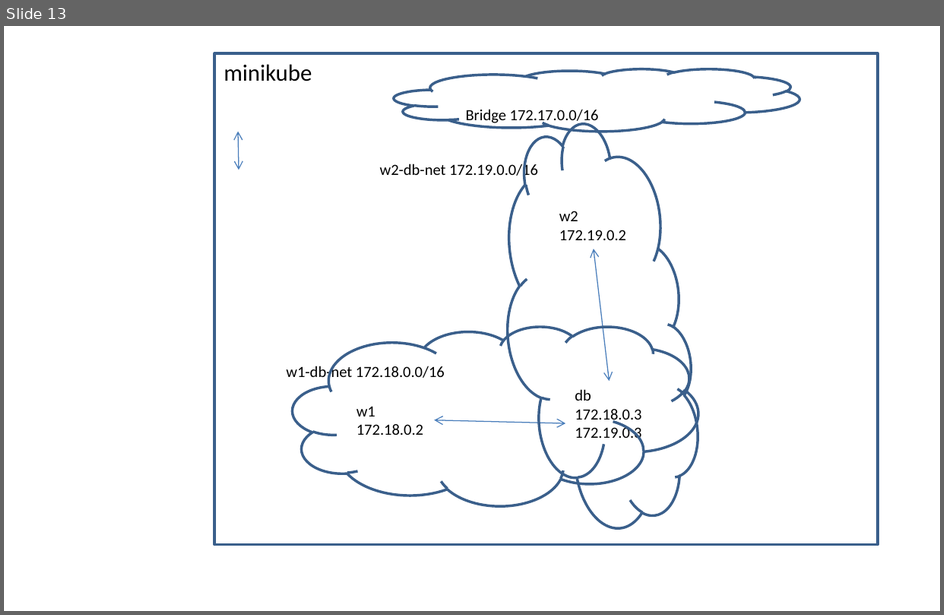
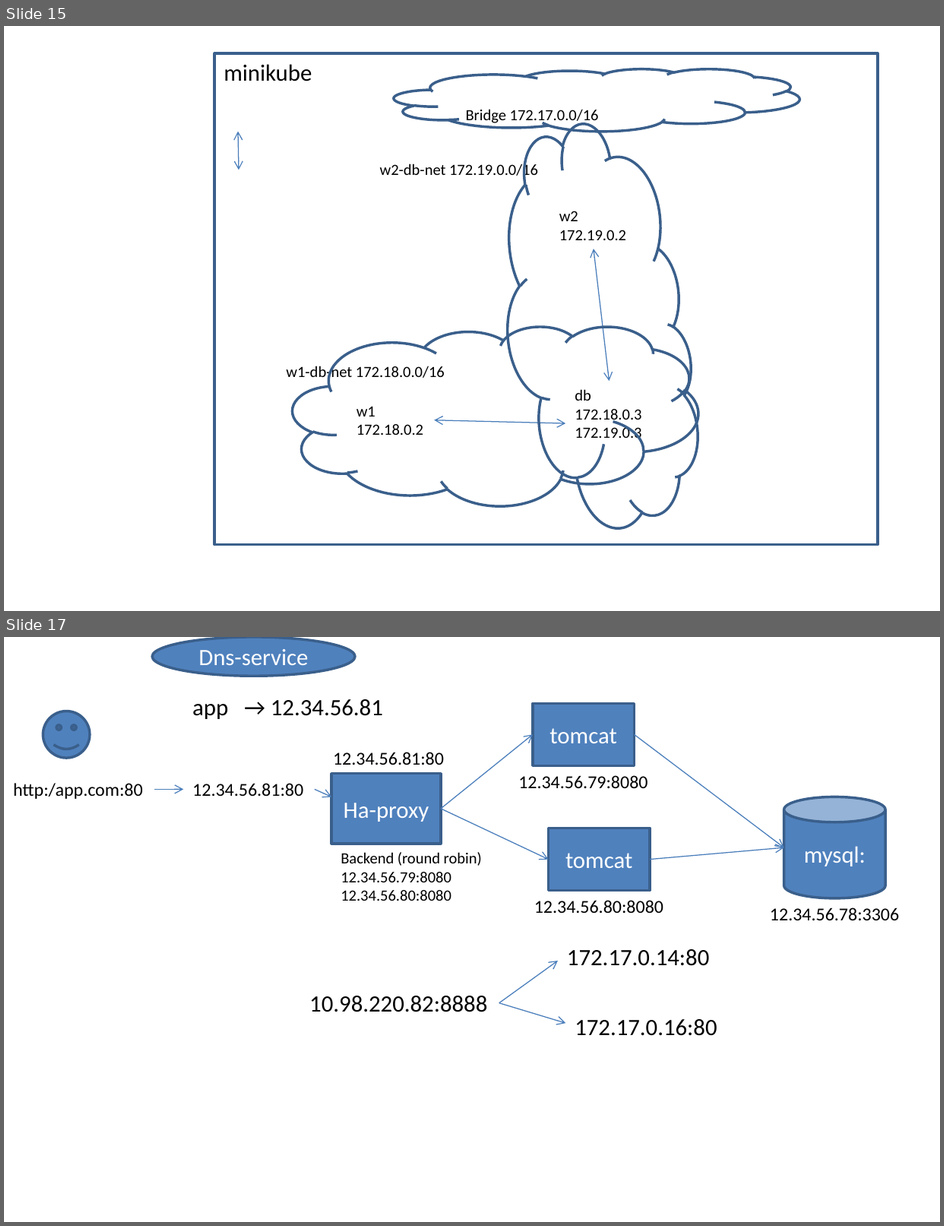
Before and after one commit to AdityaSP/ora-jun24-dock-kube, a slide deck: rough-diag.pptx. Shown one above the other, each under a label of ours: slide 13 before the commit, slides 15 and 17 after it; the slides between them are not shown. The pictures are 944x615 and 944x1226 pixels, drawn with LibreOffice and Linux fonts; fonts in the diff are those of the drawing. Boxes give left, top, right and bottom in pixels: in the first picture for what was removed or moved away, otherwise in the second. Text is boxed around its words. In the diff, an @@ line names an element or a change of style, - is before the commit and + after.

```diff
--- a/rough-diag.pptx
+++ b/rough-diag.pptx
@@ slide 17 added at [4, 637, 940, 1222], background #FFFFFF @@
@@ ellipse added at [152, 637, 355, 677], fill #4F81BD, outline #3A5F8C 2 pt, 18 pt, text #FFFFFF @@
+Dns-service
@@ text added at [192, 699, 383, 719], 18 pt, text #000000 @@
+app → 12.34.56.81
@@ rectangle added at [533, 703, 634, 766], fill #4F81BD, outline #3A5F8C 2 pt, 18 pt, text #FFFFFF @@
+tomcat
@@ smiley face added at [44, 711, 90, 758], fill #4F81BD, outline #3A5F8C 2 pt @@
@@ arrow added from (441, 808) to (533, 734), #4B7EBC 0.75 pt @@
@@ arrow added from (634, 734) to (784, 848), #4B7EBC 0.75 pt @@
@@ text added at [333, 752, 444, 765], 14 pt, text #000000 @@
+12.34.56.81:80
@@ text added at [13, 783, 143, 799], 14 pt, text #000000 @@
+http:/app.com:80
@@ arrow added from (154, 790) to (184, 790), #4B7EBC 0.75 pt @@
@@ text added at [192, 783, 303, 796], 14 pt, text #000000 @@
+12.34.56.81:80
@@ arrow added from (315, 790) to (332, 797), #4B7EBC 0.75 pt @@
@@ rectangle added at [332, 774, 441, 844], fill #4F81BD, outline #3A5F8C 2 pt, 18 pt, text #FFFFFF @@
+Ha-proxy
@@ text added at [519, 775, 648, 788], 14 pt, text #000000 @@
+12.34.56.79:8080
@@ arrow added from (441, 808) to (549, 860), #4B7EBC 0.75 pt @@
@@ cylinder added at [784, 797, 885, 898], fill #4F81BD, outline #3A5F8C 2 pt, 18 pt, text #FFFFFF @@
+mysql:
@@ rectangle added at [549, 828, 650, 891], fill #4F81BD, outline #3A5F8C 2 pt, 18 pt, text #FFFFFF @@
+tomcat
@@ text added at [341, 852, 482, 901], 12 pt, text #000000 @@
+Backend (round robin)
+12.34.56.79:8080
+12.34.56.80:8080
@@ arrow added from (650, 860) to (784, 848), #4B7EBC 0.75 pt @@
@@ text added at [534, 900, 664, 913], 14 pt, text #000000 @@
+12.34.56.80:8080
@@ text added at [770, 908, 899, 920], 14 pt, text #000000 @@
+12.34.56.78:3306
@@ text added at [567, 949, 709, 966], 18 pt, text #000000 @@
+172.17.0.14:80
@@ arrow added from (500, 1003) to (558, 961), #4B7EBC 0.75 pt @@
@@ text added at [310, 996, 487, 1012], 18 pt, text #000000 @@
+10.98.220.82:8888
@@ arrow added from (500, 1003) to (566, 1023), #4B7EBC 0.75 pt @@
@@ text added at [575, 1019, 717, 1036], 18 pt, text #000000 @@
+172.17.0.16:80
@@ what was slide 13 is now slide 15 @@
```
Also in this commit, not shown: 1 slide changed, 3 other slides added, 2 other files.
